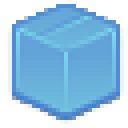
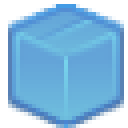
Layers edited between the first and the second 128 × 128 image:
painted on "Layer 3" over [8, 4, 124, 128]
painted on "Layer 1" over [8, 4, 124, 124]
